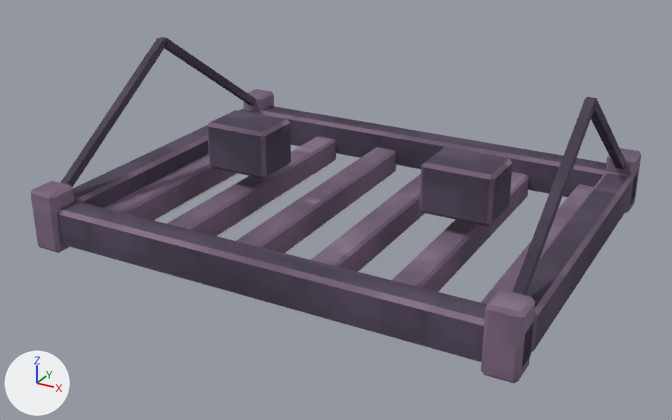
What one commit did to the OBJ model src/main/resources/assets/stonedew/models/block/catalog/uv_panel_6.obj.
Both versions are drawn from a 50 mm camera at (1.701, -2.778, 1.459) aimed at (0.493, -0.581, 0.361). The lights are fixed; the arrows at lower left show +X, +Y and +Z. The first picture is the older version. Where no turn or scale is listed for an object, it has been applied to the vertices.

In view in the first picture: 'model'.
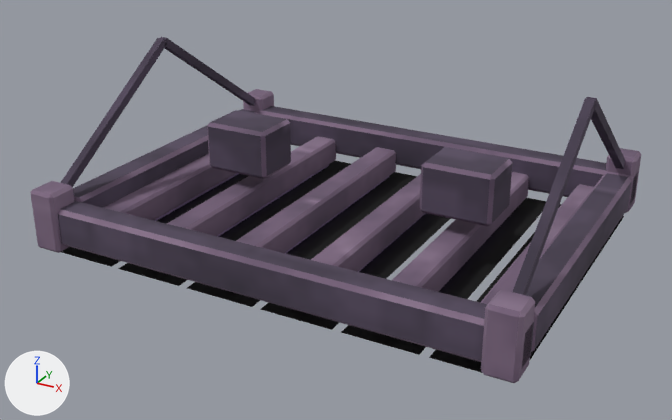
Edits to the bpy script that builds the scene:
```text
Add img_fixture_halo:
    img_fixture_halo = load_image('fixture_halo', '../../../textures/block/fixture_halo.png', 64, 64, 'sRGB')
Add mat_emission_halo:
    mat_emission_halo = principled_material('emission_halo')
    mat_emission_halo.texture = img_fixture_halo
    mat_emission_halo.roughness = 1.0
Change me_model:
    used by ob_model
    verts and faces of me_model; kept vertices keep their numbers, new ones are numbered from 752
    remove me_model.from_pydata(...)  # 752 vertices, 772 faces; spans x -0.219..1.219, y -1.078..0.08, z 0.257..0.779
    add me_model.from_pydata(...)  # 776 vertices, 778 faces; spans x -0.219..1.219, y -1.078..0.08, z 0.255..0.779
    me_model part 1
    add verts[752] = (0.013, -1.025, 0.255)  # pixel (111, 266)
    add verts[753] = (-0.2, -1.025, 0.255)
    add verts[754] = (0.25, -1.025, 0.255)  # pixel (178, 286)
    add verts[755] = (0.038, -1.025, 0.255)  # pixel (118, 268)
    add verts[756] = (0.488, -1.025, 0.255)  # pixel (251, 306)
    add verts[757] = (0.275, -1.025, 0.255)  # pixel (186, 288)
    add verts[758] = (0.725, -1.025, 0.255)  # pixel (331, 329)
    add verts[759] = (0.512, -1.025, 0.255)  # pixel (260, 309)
    add verts[760] = (0.962, -1.025, 0.255)  # pixel (419, 354)
    add verts[761] = (0.75, -1.025, 0.255)  # pixel (340, 332)
    add verts[762] = (1.2, -1.025, 0.255)  # pixel (515, 382)
    add verts[763] = (0.988, -1.025, 0.255)  # pixel (429, 357)
    add for new, old in zip([*range(764, 776)], [*range(752, 764)]): verts[new] = verts[old] + (0.0, 1.05, 0.0)
    add faces += [(752, 753, 765, 764), (754, 755, 767, 766), (756, 757, 769, 768), (758, 759, 771, 770), (760, 761, 773, 772), (762, 763, 775, 774)]  # mat_emission_halo (picture img_fixture_halo)
    add me_model.materials.append(mat_emission_halo)  # picture img_fixture_halo
```

Where the change shows, as pixel boxes [x1, y1, x2, y2] in the pictures (672 x 420 px):
part 1 of me_model, added: after [61, 161, 624, 373]
